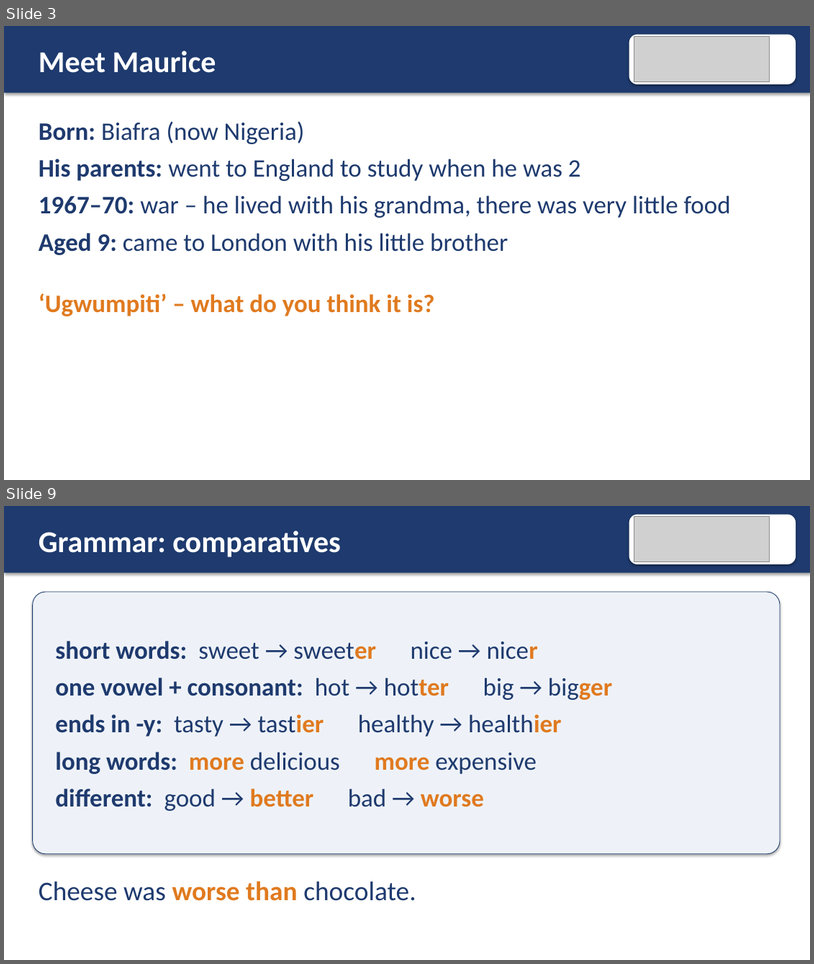
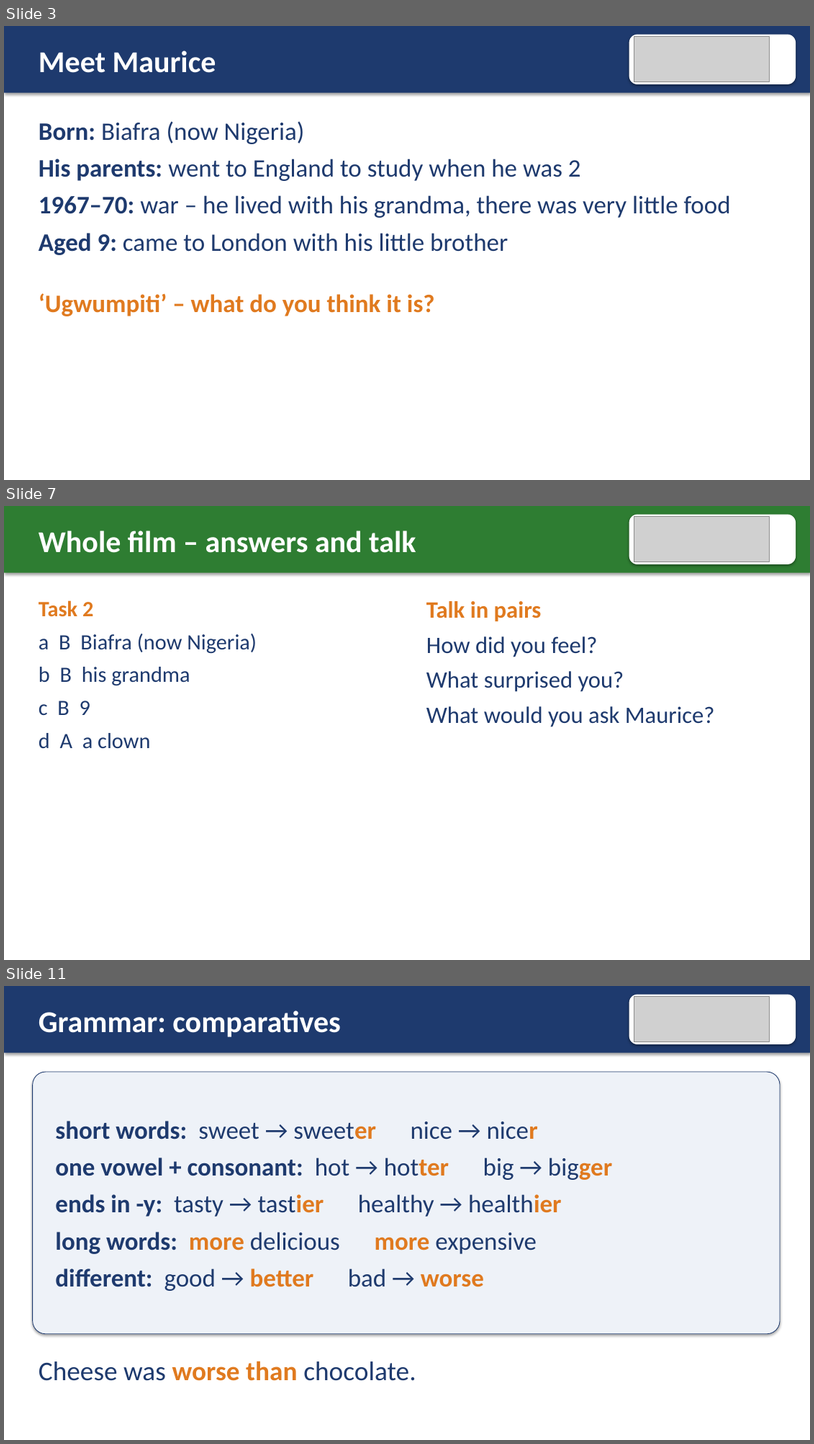
Before and after one commit to AtinWix/esol, a slide deck: child-migrant-stories/ugwumpiti/e2-e3-comparatives-projector-slides.pptx. Shown one above the other, each under a label of ours: slides 3 and 9 before the commit, slides 3, 7 and 11 after it; the slides between them are not shown. The pictures are 814x964 and 814x1444 pixels, drawn with LibreOffice and Linux fonts; fonts in the diff are those of the drawing; grey boxes stand for pictures. Boxes give left, top, right and bottom in pixels: in the first picture for what was removed or moved away, otherwise in the second. Text is boxed around its words. In the diff, an @@ line names an element or a change of style, - is before the commit and + after.

```diff
--- a/child-migrant-stories/ugwumpiti/e2-e3-comparatives-projector-slides.pptx
+++ b/child-migrant-stories/ugwumpiti/e2-e3-comparatives-projector-slides.pptx
@@ slide 7 added at <box>4,506,810,960</box>, background #FFFFFF @@
@@ rectangle added at <box>4,506,810,572</box>, fill #2E7D32 @@
@@ rounded rectangle added at <box>630,515,797,565</box>, fill #FFFFFF @@
@@ picture added at <box>634,517,770,562</box> @@
@@ text added at <box>39,530,416,553</box>, 36 pt, text #FFFFFF, bold @@
+Whole film – answers and talk
@@ text added at <box>39,600,257,748</box>, 26 pt, text #1E3A6E @@
+Task 2
+a B Biafra (now Nigeria)
+b B his grandma
+c B 9
+d A a clown
@@ text added at <box>427,601,715,727</box>, 28 pt, text #1E3A6E @@
+Talk in pairs
+How did you feel?
+What surprised you?
+What would you ask Maurice?
@@ what was slide 9 is now slide 11 @@
```
Also in this commit, not shown: 5 slides changed, 2 other slides added, 1 slide removed, 23 other files.
